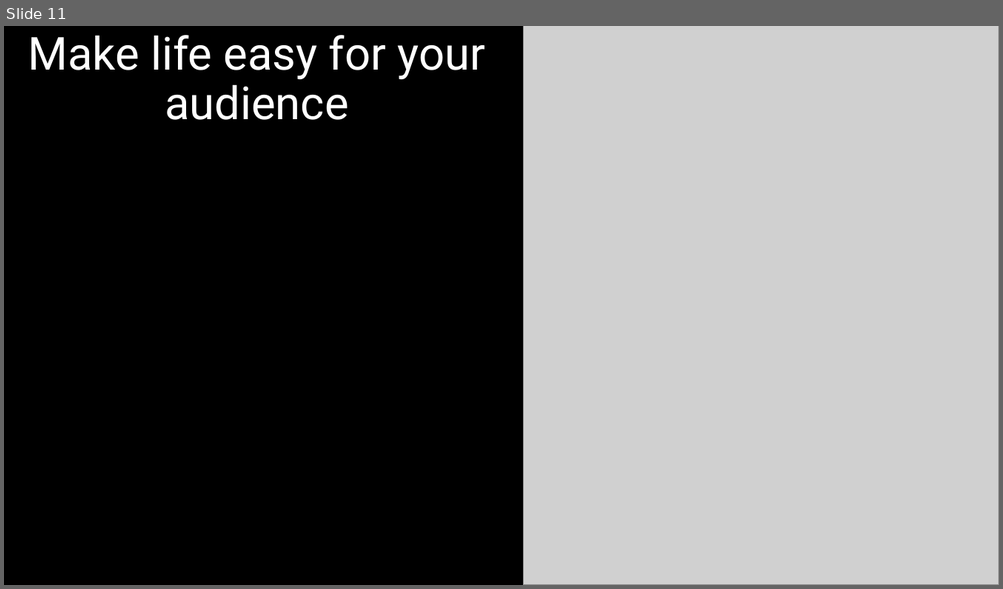
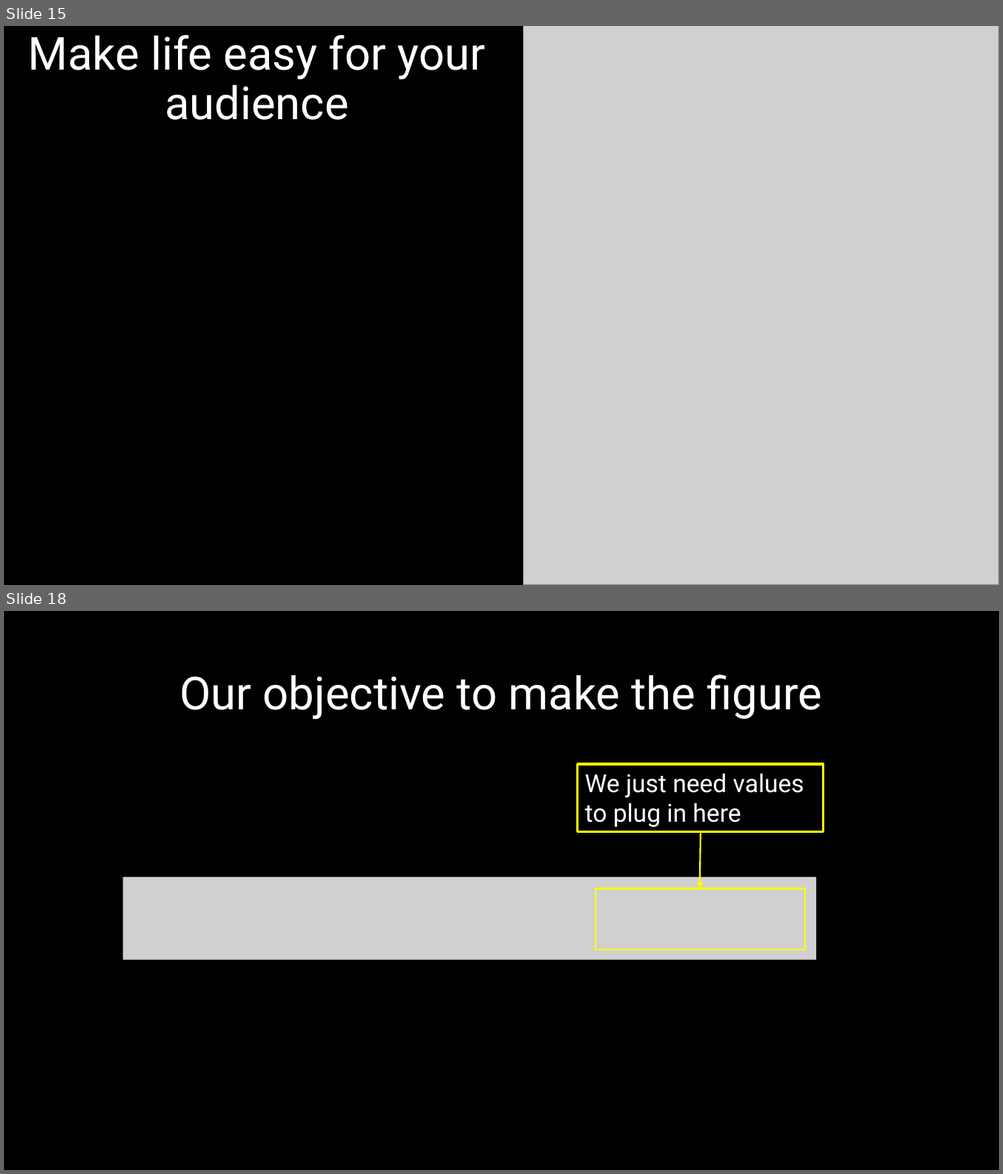
Before and after one commit to DeonRoos/stats-for-biologists, a slide deck: Lecture 5 - Cont LM/Slides/interpret_lm_cont.pptx. Shown one above the other, each under a label of ours: slide 11 before the commit, slides 15 and 18 after it; the slides between them are not shown. The pictures are 1003x589 and 1003x1174 pixels, drawn with LibreOffice and Linux fonts; fonts in the diff are those of the drawing; grey boxes stand for pictures. Boxes give left, top, right and bottom in pixels: in the first picture for what was removed or moved away, otherwise in the second. Text is boxed around its words. In the diff, an @@ line names an element or a change of style, - is before the commit and + after.

```diff
--- a/Lecture 5 - Cont LM/Slides/interpret_lm_cont.pptx
+++ b/Lecture 5 - Cont LM/Slides/interpret_lm_cont.pptx
@@ slide 18 added at [4, 611, 999, 1170], background #000000 @@
@@ title added at [180, 675, 822, 719], 44 pt, text #FFFFFF @@
+Our objective to make the figure
@@ rectangle added at [578, 764, 824, 832], outline #FFFF00 2.25 pt, 24 pt, text #FFFFFF @@
+We just need values
+to plug in here
@@ arrow added from (700, 832) to (700, 889), #FFFF00 1.5 pt @@
@@ picture added at [122, 877, 816, 960] @@
@@ rectangle added at [596, 889, 805, 951], outline #FFFF00 1.5 pt @@
@@ what was slide 11 is now slide 15 @@
```
Also in this commit, not shown: 3 slides changed, 12 other slides added, 33 other files.
